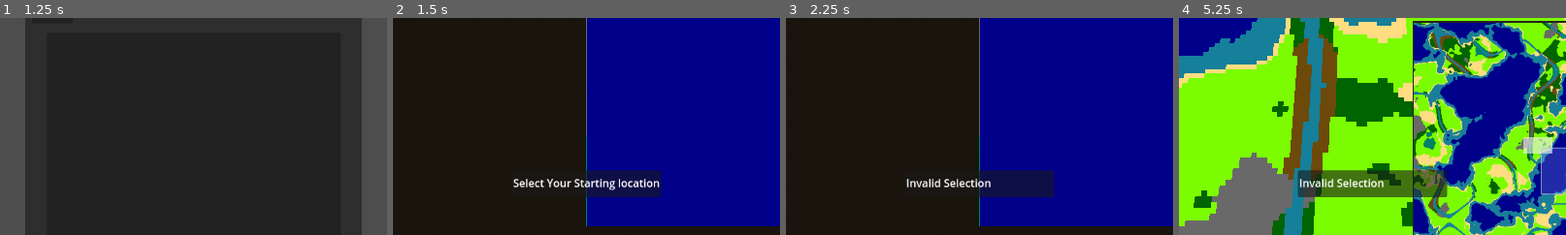
Above: before the commit, frames 1-4 (left to right).
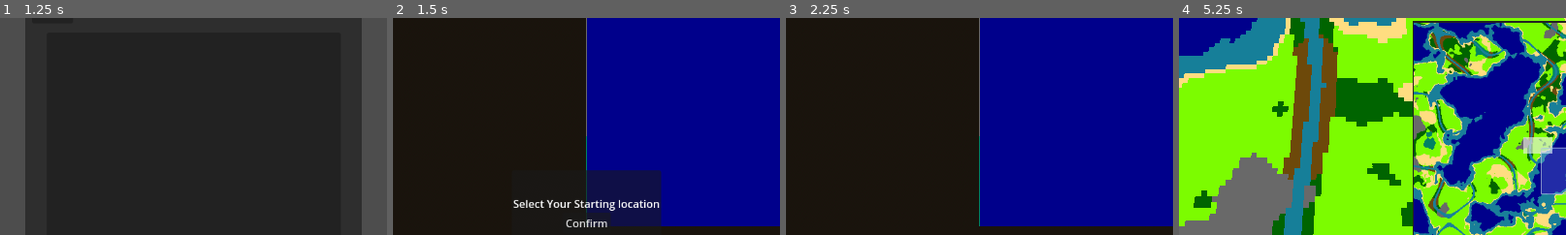
Above: after the commit, the same moments.

Repository: Bonono63/Grand-Strategy-Prototype-II
Game: Godot game, scene res://Menus/main_menu.tscn
Two runs of this game, one before a commit and one after it. Both use one fixed random seed, a clock stepped at 60 frames per second and the inputs below.
Inputs (mouse positions are % of the whole screen's width and height, from its top left):
- Up to frame 1 (1.25 s): click "Singleplayer" at 0.5 s
- Up to frame 2 (1.5 s): click "New" at 1.25 s
- Up to frame 3 (2.25 s): click (50, 67) at 2 s, where only the run after the commit has a clickable "Confirm"
- Up to frame 4 (5.25 s): click "M" at 2.75 s; click "M" at 3.5 s; click "M" at 4.25 s; tap Enter at 5 s; drag from (78, 60) to (60, 28) at 5.02 s
The pictures show only the part of the screen within x 25-75%, y 20-69%; the shares and areas given below are measured in that part.

Frame 1 is identical in both runs. In frame 2, 4.0% of the frame differs, in the area x 31-70%, y 74-97%; in frame 3, 2.9%; in frame 4, 4.8%, in the area x 30-70%, y 70-83%.
Error after the commit: Parse Error: Expected grouping expression. (res://World/Time.gd:25)

Commit message:
modified:   UI/starting_city_prompt.gd 	modified:   UI/starting_city_prompt.tscn 	modified:   World/Map.gd 	new file:   World/Time.gd 	modified:   World/World.gd 	modified:   project.godot

Diff:
--- a/UI/starting_city_prompt.gd
+++ b/UI/starting_city_prompt.gd
@@ -1,7 +1,18 @@
 extends Panel
+
+@onready var confirm_button = $Confirm
+
+var selected_tile : Vector2
 
 var cooldown = 0
 const cooldown_reset = 300
+
+func _ready():
+	get_parent().get_parent().connect("tile_selection_changed", Callable(self, "tile_selected"))
+	confirm_button.connect("button_down", Callable(self, "confirmed"))
+
+func tile_selected(_position):
+	selected_tile = _position
 
 func invalid_selection():
 	$Label.text = "Invalid Selection"
@@ -12,3 +23,8 @@
 		cooldown -= 1
 	if cooldown == 0:
 		$Label.text = "Select Your Starting location"
+
+
+func confirmed():
+	Queue.add_command(Queue.types.construct_building, [selected_tile.x, selected_tile.y, Map.building_types.city_center])
+	self.queue_free()
--- a/UI/starting_city_prompt.tscn
+++ b/UI/starting_city_prompt.tscn
@@ -11,7 +11,7 @@
 offset_left = -111.0
 offset_top = 30.0
 offset_right = 111.0
-offset_bottom = 70.0
+offset_bottom = 132.0
 grow_horizontal = 2
 grow_vertical = 2
 script = ExtResource("1_3fojj")
@@ -30,3 +30,18 @@
 grow_horizontal = 2
 grow_vertical = 2
 text = "Select Your Starting location"
+
+[node name="Confirm" type="Button" parent="."]
+layout_mode = 1
+anchors_preset = 8
+anchor_left = 0.5
+anchor_top = 0.5
+anchor_right = 0.5
+anchor_bottom = 0.5
+offset_left = -35.5
+offset_top = 12.0
+offset_right = 35.5
+offset_bottom = 43.0
+grow_horizontal = 2
+grow_vertical = 2
+text = "Confirm"
--- a/World/Map.gd
+++ b/World/Map.gd
@@ -24,6 +24,7 @@
 	castle,
 	moat,
 	farm,
+	mill,
 }
 
 var tile_map : Array
--- /dev/null
+++ b/World/Time.gd
@@ -0,0 +1,57 @@
+extends Node
+
+var day : int
+var month : int
+var year : int
+
+# 5 speed == 0.25 seconds a day
+# 4 speed == 0.5 seconds a day
+# 3 speed == 1 second a day
+# 2 speed == 2 seconds a day
+# 1 speed == 4 seconds a day
+
+enum speeds { QUARTER, HALF, ONE, TWO, FOUR }
+
+var speed : int = 2
+
+func _ready():
+	await Map.map_loaded
+	reset()
+	while(get_tree().paused == false):
+		await get_tree().create_timer(check_speed(), false, false, true).timeout
+		count_up()
+
+func _process(_delta):
+	while ():
+		pass
+	pass
+
+# counts up game time
+func count_up():
+	print("count up")
+	if day != 30:
+		day +=1
+	else:
+		if month != 12:
+			month +=1
+		else:
+			year +=1
+
+func reset():
+	year = 0
+	month = 0
+	day = 0
+
+func check_speed() -> float:
+	if speed == speeds.QUARTER:
+		return 0.25
+	if speed == speeds.HALF:
+		return 0.5
+	if speed == speeds.ONE:
+		return 1.0
+	if speed == speeds.TWO:
+		return 2.0
+	if speed == speeds.FOUR:
+		return 4.0
+	else:
+		return 0.0
--- a/World/World.gd
+++ b/World/World.gd
@@ -28,6 +28,9 @@
 @export_range(0,1) var river_moisture_addition = 0.25
 
 var pause : bool
+
+signal tile_selection_changed
+signal starting_city_selection
 
 signal finish_setup
 
@@ -109,8 +112,16 @@
 	update_terrain_map()
 	world_collision_setup()
 
-	#player selects starting city location
-	pick_starting_city()
+	Map.connect("tile_map_change", Callable(self, "on_tile_map_update"))
+
+	connect("tile_selection_changed", Callable(self, "inspector_update"))
+	pick_starting_city_prompt()
+	connect("tile_selection_changed", Callable(self, "pick_starting_city"))
+	$GUI.get_child(-1).confirm_button.connect("button_down", Callable(self, "starting_city_selection_confirmed"))
+
+func on_tile_map_update():
+	generate_terrain_map()
+	update_terrain_map()
 
 func on_generate_map_texture():
 	terrain_renderer.texture = terrain_texture
@@ -387,13 +398,14 @@
 func world_input_event(_a, event, _position, _d, _e):
 	if event is InputEventMouseButton:
 		if event.is_action_released("left_click"):
-			inspector_update(int(_position.x),int(_position.z))
-
-func inspector_update(x: int,y : int):
+			emit_signal("tile_selection_changed", Vector2i(int(_position.x),int(_position.z-1)))
+
+func inspector_update(_position : Vector2i):
 	var info = $"GUI/location Inspector/info"
 	var coords = $"GUI/location Inspector/coords"
 
-	y-=1
+	var x = _position.x
+	var y = _position.y
 
 	inspector.show()
 
@@ -410,24 +422,6 @@
 
 	info.text = str("Terrain: ", Map.terrain_types.keys()[Map.tile_map[x][y].terrain_type], "\nBuilding: ", Map.building_types.keys()[Map.tile_map[x][y].building.type], "\nController: ", Map.tile_map[x][y].controller)
 
-func pick_starting_city():
+func pick_starting_city_prompt():
 	var starting_city_prompt = preload("res://UI/starting_city_prompt.tscn").instantiate()
 	$GUI.add_child(starting_city_prompt)
-	var selected : bool = false
-	while (!selected):
-		var a = await $"World Collision".input_event
-
-		var event = a[1]
-		var _position : Vector2i = Vector2i(a[2].x, a[2].z-1)
-
-		if event != InputEventMouseButton:
-			if event.is_action_pressed("left_click"):
-				#print(a)
-				if Map.tile_map[_position.x][_position.y].terrain_type != Map.terrain_types.ocean and Map.tile_map[_position.x][_position.y].terrain_type != Map.terrain_types.shallow_water and Map.tile_map[_position.x][_position.y].terrain_type != Map.terrain_types.swamp:
-					print(Map.terrain_types.keys()[Map.tile_map[_position.x][_position.y].terrain_type])
-					Queue.add_command(Queue.types.construct_building, [_position.x, _position.y, Map.building_types.city_center])
-				#print("starting position: ", a[2])
-					selected = true
-					$GUI.remove_child(starting_city_prompt)
-				else:
-					starting_city_prompt.invalid_selection()
--- a/project.godot
+++ b/project.godot
@@ -19,6 +19,7 @@
 
 Queue="*res://World/Queue.gd"
 Map="*res://World/Map.gd"
+GlobalTime="*res://World/Time.gd"
 
 [display]
 
